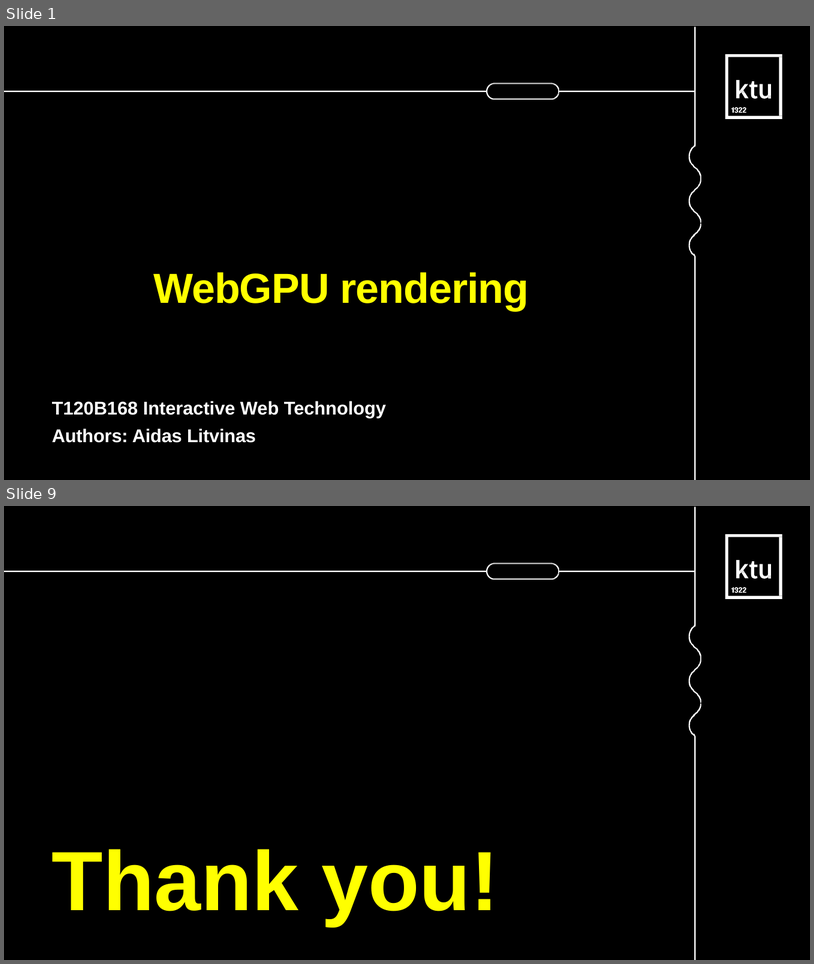
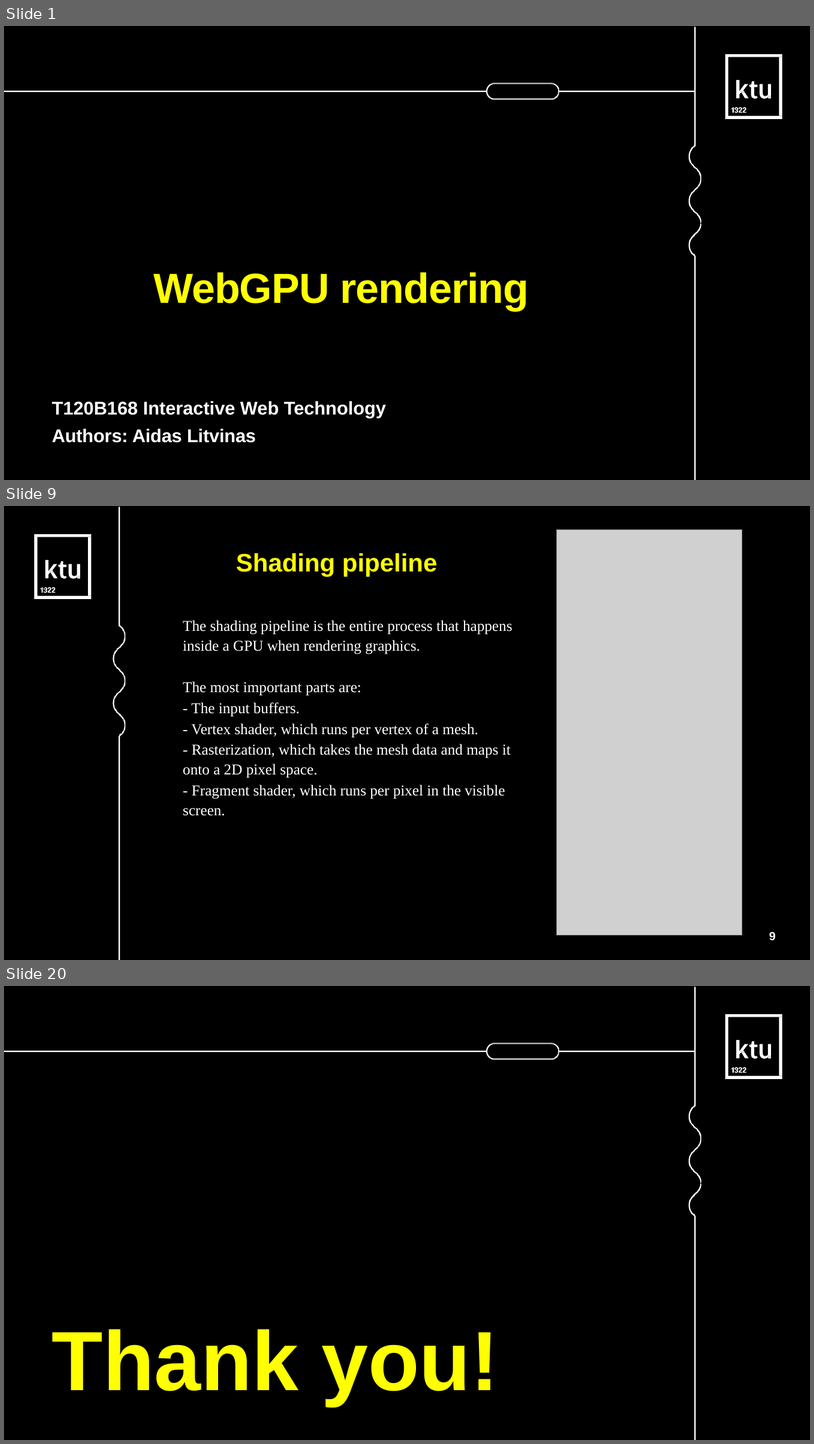
Before and after one commit to AidasLit/web_gpu, a slide deck: litvinas-aidas.odp. Shown one above the other, each under a label of ours: slides 1 and 9 before the commit, slides 1, 9 and 20 after it; the slides between them are not shown. The pictures are 814x964 and 814x1444 pixels, drawn with LibreOffice and Linux fonts; fonts in the diff are those of the drawing; grey boxes stand for pictures. Boxes give left, top, right and bottom in pixels: in the first picture for what was removed or moved away, otherwise in the second. Text is boxed around its words. In the diff, an @@ line names an element or a change of style, - is before the commit and + after.

```diff
--- a/litvinas-aidas.odp
+++ b/litvinas-aidas.odp
@@ slide 9 added at (x1=4, y1=506, x2=810, y2=960), background #FFFFFF; not listed: 1 template element that a slide beside it also shows @@
@@ freeform shape added at (x1=113, y1=507, x2=126, y2=960), fill #FFFFFF @@
@@ freeform shape added at (x1=34, y1=534, x2=91, y2=598), fill #FFFFFF @@
@@ picture added at (x1=557, y1=529, x2=742, y2=935) @@
@@ text added at (x1=236, y1=553, x2=437, y2=576), 30 pt, text #FFFF00, bold @@
+Shading pipeline
@@ text added at (x1=183, y1=620, x2=512, y2=816), 18 pt, text #FFFFFF @@
+The shading pipeline is the entire process that happens inside a GPU when rendering graphics.
+The most important parts are:
+- The input buffers.
+- Vertex shader, which runs per vertex of a mesh.
+- Rasterization, which takes the mesh data and maps it onto a 2D pixel space.
+- Fragment shader, which runs per pixel in the visible screen.
@@ page number added at (x1=770, y1=931, x2=776, y2=940), 14 pt, text #FFFFFF, bold @@
+9
@@ what was slide 9 is now slide 20 @@
```
Also in this commit, not shown: 6 slides changed, 11 other slides added, 1 slide removed, 7 other files.
